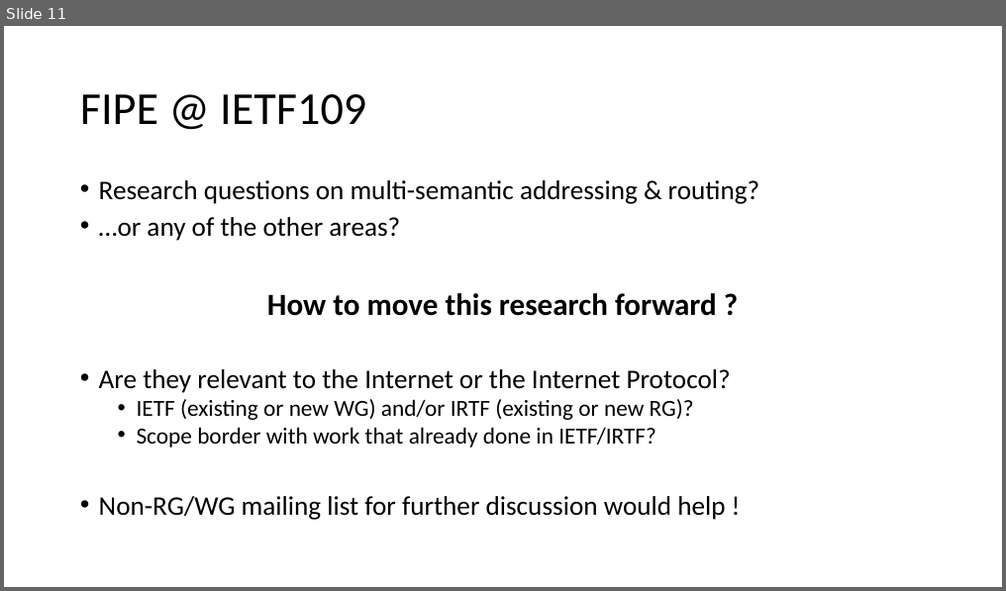
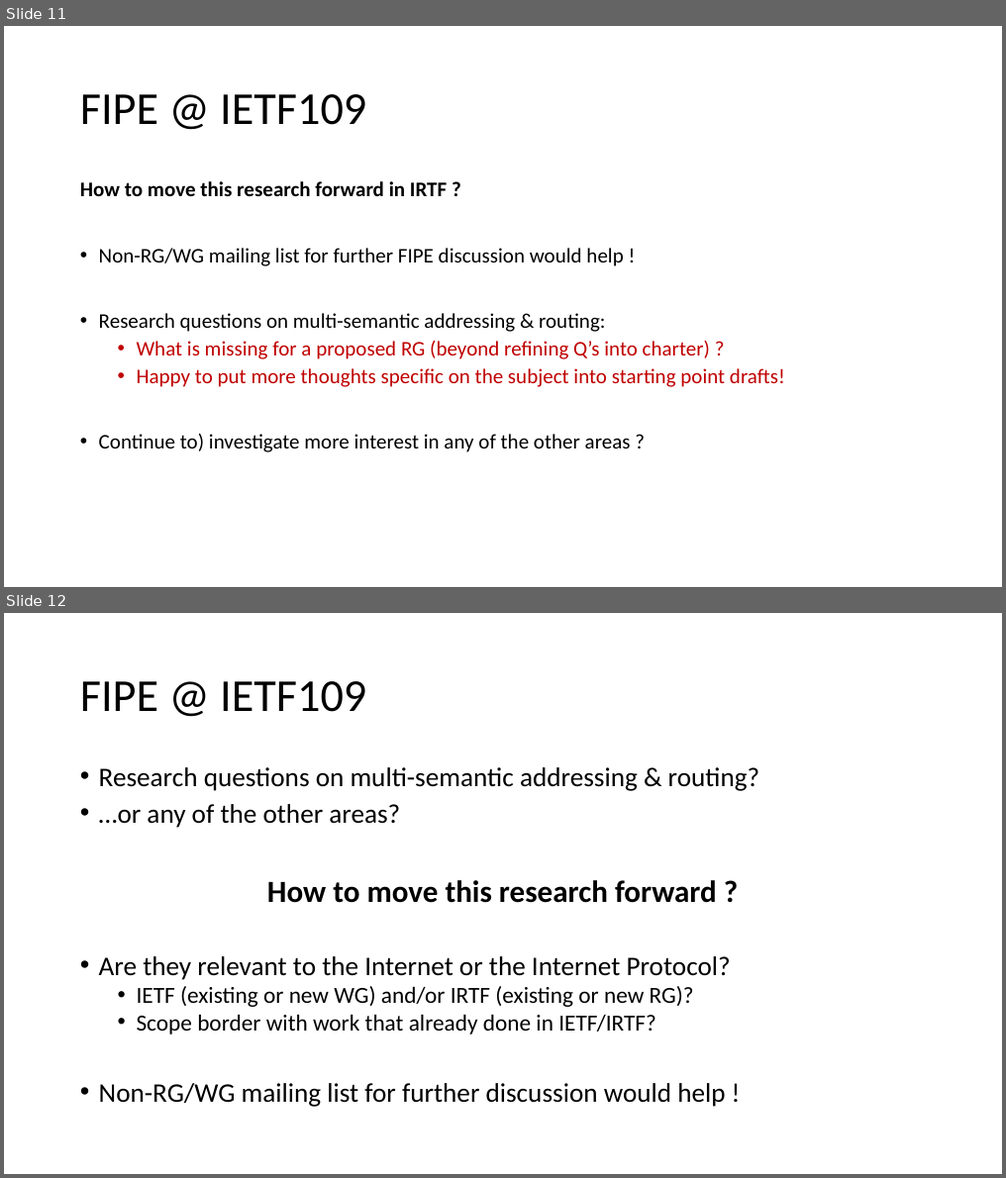
Before and after one commit to network2030/fipe, a slide deck: Open_Discussion.V9.pptx. Shown one above the other, each under a label of ours: slide 11 before the commit, slides 11 and 12 after it. The pictures are 1006x591 and 1006x1178 pixels, drawn with LibreOffice and Linux fonts; fonts in the diff are those of the drawing. Boxes give left, top, right and bottom in pixels: in the first picture for what was removed or moved away, otherwise in the second. Text is boxed around its words. In the diff, an @@ line names an element or a change of style, - is before the commit and + after.

```diff
--- a/Open_Discussion.V9.pptx
+++ b/Open_Discussion.V9.pptx
@@ slide 11 added at bbox=[4, 26, 1002, 587], background #FFFFFF @@
@@ title added at bbox=[80, 94, 366, 125], 44 pt, text #000000 @@
+FIPE @ IETF109
@@ text added at bbox=[80, 181, 785, 453], 20 pt, text #000000 @@
+How to move this research forward in IRTF ?
+• Non-RG/WG mailing list for further FIPE discussion would help !
+• Research questions on multi-semantic addressing & routing:
+  • What is missing for a proposed RG (beyond refining Q’s into charter) ?
+  • Happy to put more thoughts specific on the subject into starting point drafts!
+• Continue to) investigate more interest in any of the other areas ?
@@ what was slide 11 is now slide 12 @@
```
Also in this commit, not shown: 1 slide changed.
